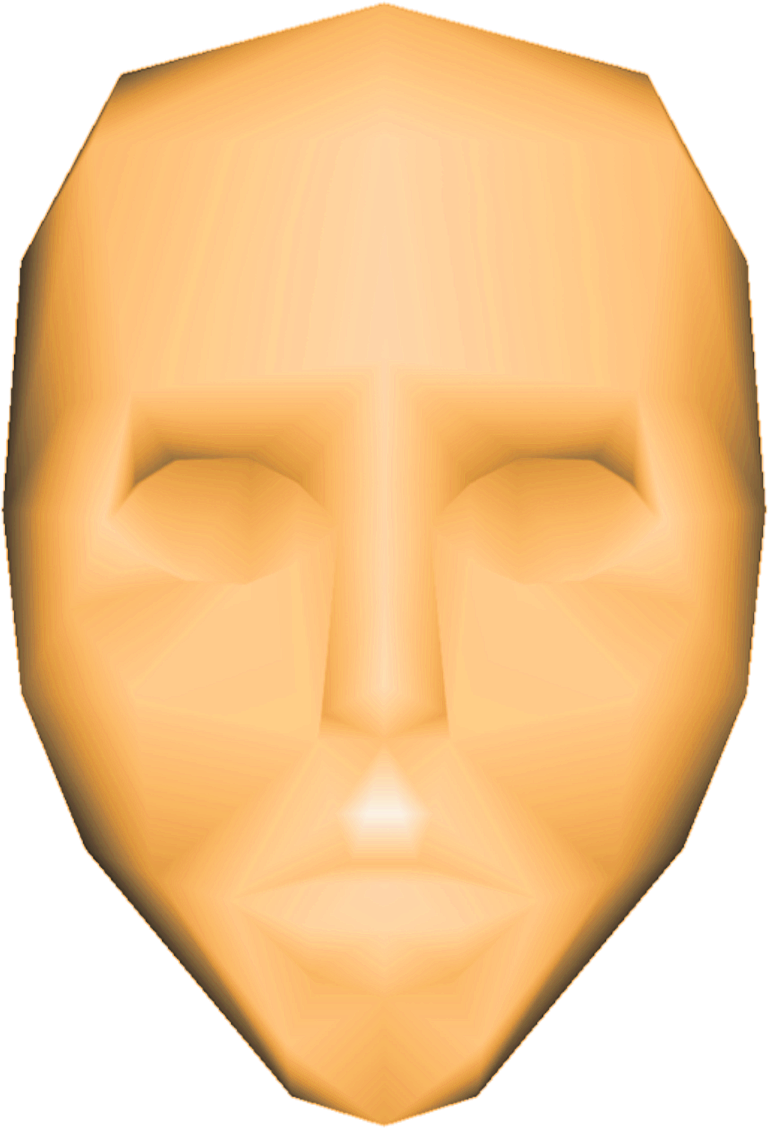
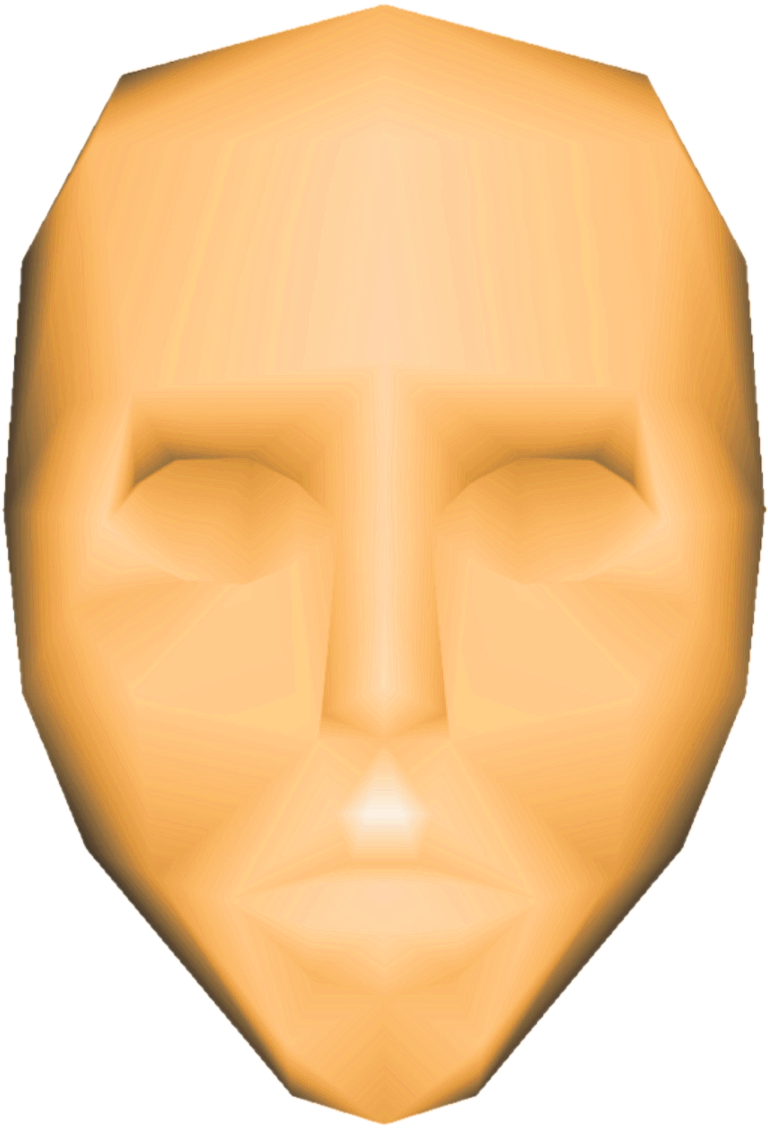
Before/after of a 768×1129 layered artwork. What changed in the layer stack:
painted on "Layer 0" over [0, 0, 768, 1128]
